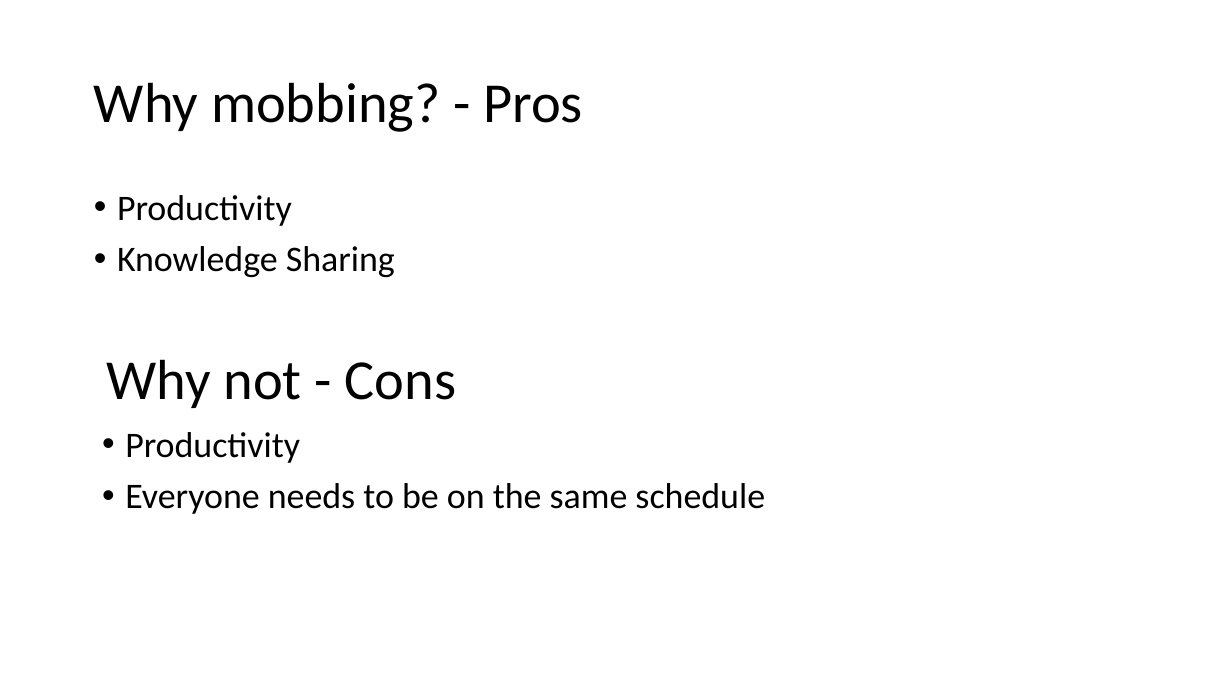
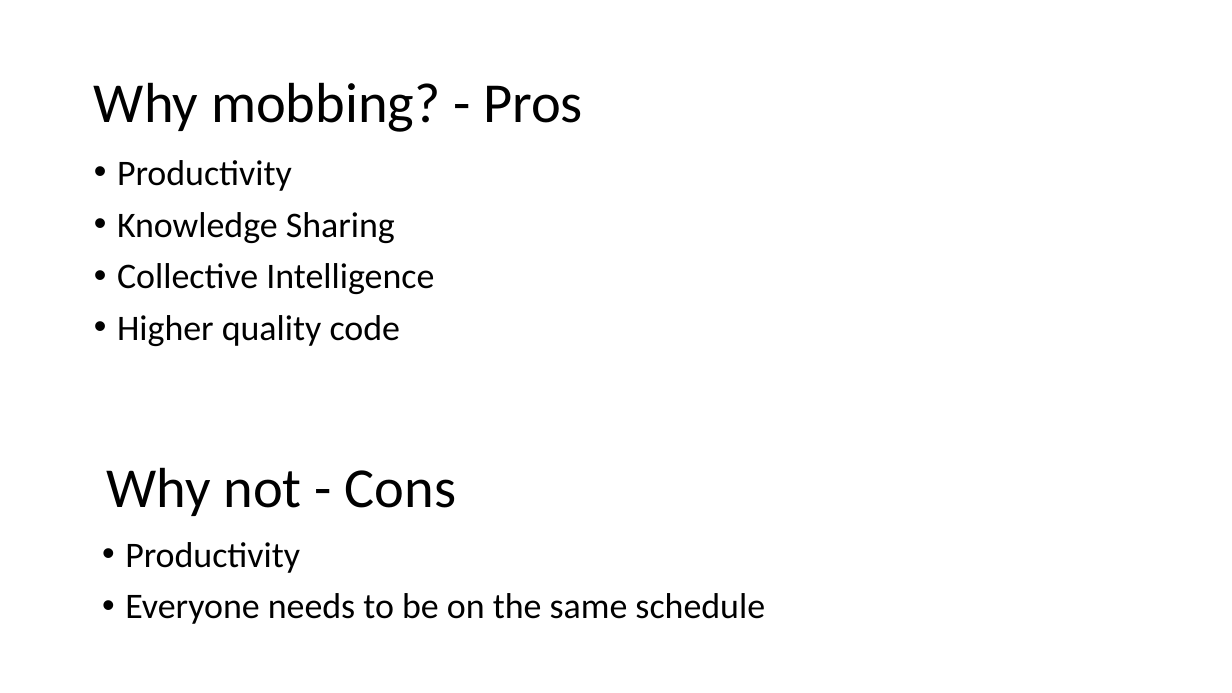
Before and after one commit to jonathan-r-jones/Mob-Programming-Demo, a slide deck: slide 4 of mob.pptx. Drawn at 1232x693 pixels with LibreOffice and Linux fonts; fonts in the diff are those of the drawing. Boxes give left, top, right and bottom in pixels: in the first picture for what was removed or moved away, otherwise in the second. Text is boxed around its words. In the diff, an @@ line names an element or a change of style, - is before the commit and + after.

```diff
--- a/mob.pptx
+++ b/mob.pptx
@@ text "Productivity": place and size @@
-text "Productivity" at bbox=[117, 195, 395, 277]
+text "Productivity" at bbox=[117, 160, 434, 346]
@@ text at bbox=[117, 263, 434, 346]: paragraphs added @@
+• Collective Intelligence
+• Higher quality code
@@ text "Why not - Cons": place and size @@
-text "Why not - Cons" at bbox=[106, 359, 457, 408]
+text "Why not - Cons" at bbox=[106, 467, 457, 516]
@@ text "Productivity": place and size @@
-text "Productivity" at bbox=[125, 432, 765, 514]
+text "Productivity" at bbox=[125, 542, 765, 624]
```
Also in this commit, not shown: 2 other slides changed, 4 slides added.
